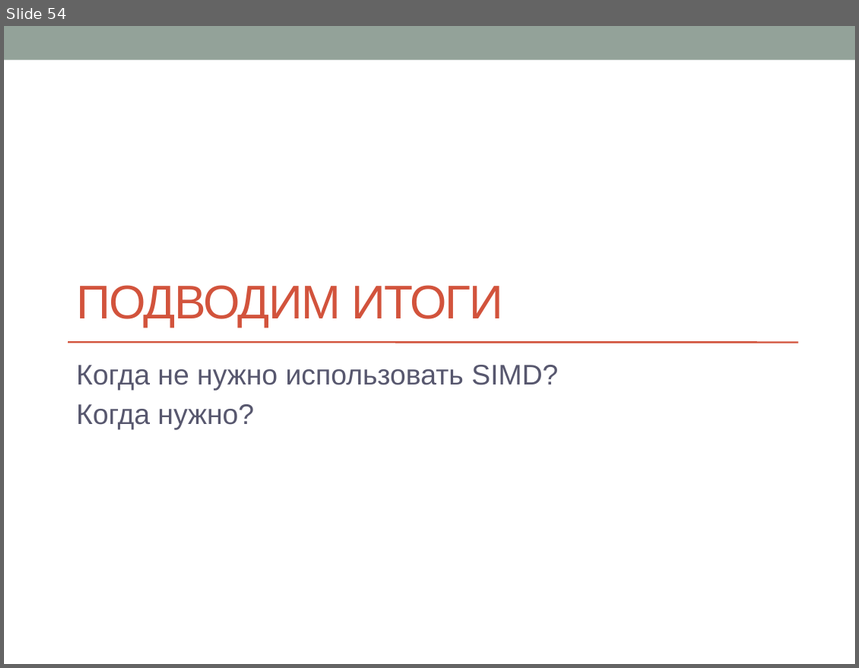
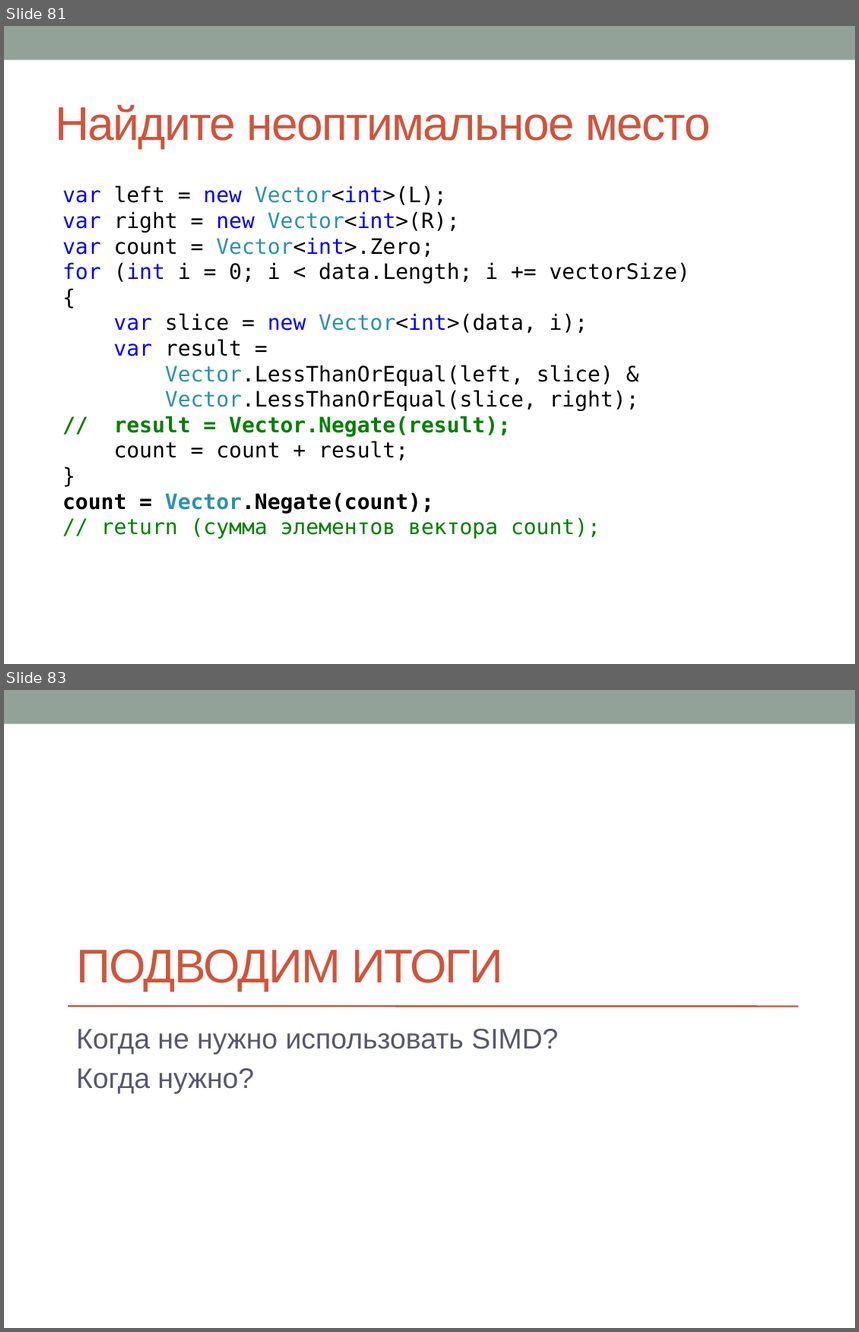
Before and after one commit to sivukhin/SimdLecture, a slide deck: simd_presentation.pptx. Shown one above the other, each under a label of ours: slide 54 before the commit, slides 81 and 83 after it; the slides between them are not shown. The pictures are 859x668 and 859x1332 pixels, drawn with LibreOffice and Linux fonts; fonts in the diff are those of the drawing. Boxes give left, top, right and bottom in pixels: in the first picture for what was removed or moved away, otherwise in the second. Text is boxed around its words. In the diff, an @@ line names an element or a change of style, - is before the commit and + after.

```diff
--- a/simd_presentation.pptx
+++ b/simd_presentation.pptx
@@ slide 81 added at (4, 26, 855, 664), background #FFFFFF; not listed: 1 template element that a slide beside it also shows @@
@@ title added at (55, 105, 711, 149), 40 pt, text #D2533C @@
+Найдите неоптимальное место
@@ text added at (63, 186, 690, 539), 18 pt, text #000000 @@
+var left = new Vector<int>(L);
+var right = new Vector<int>(R);
+var count = Vector<int>.Zero;
+for (int i = 0; i < data.Length; i += vectorSize)
+{
+var slice = new Vector<int>(data, i);
+var result =
+Vector.LessThanOrEqual(left, slice) &
+Vector.LessThanOrEqual(slice, right);
+// result = Vector.Negate(result);
+count = count + result;
+}
+count = Vector.Negate(count);
+// return (сумма элементов вектора count);
@@ what was slide 54 is now slide 83 @@
```
Also in this commit, not shown: 10 slides changed, 31 other slides added, 3 slides removed, 1 other file.
